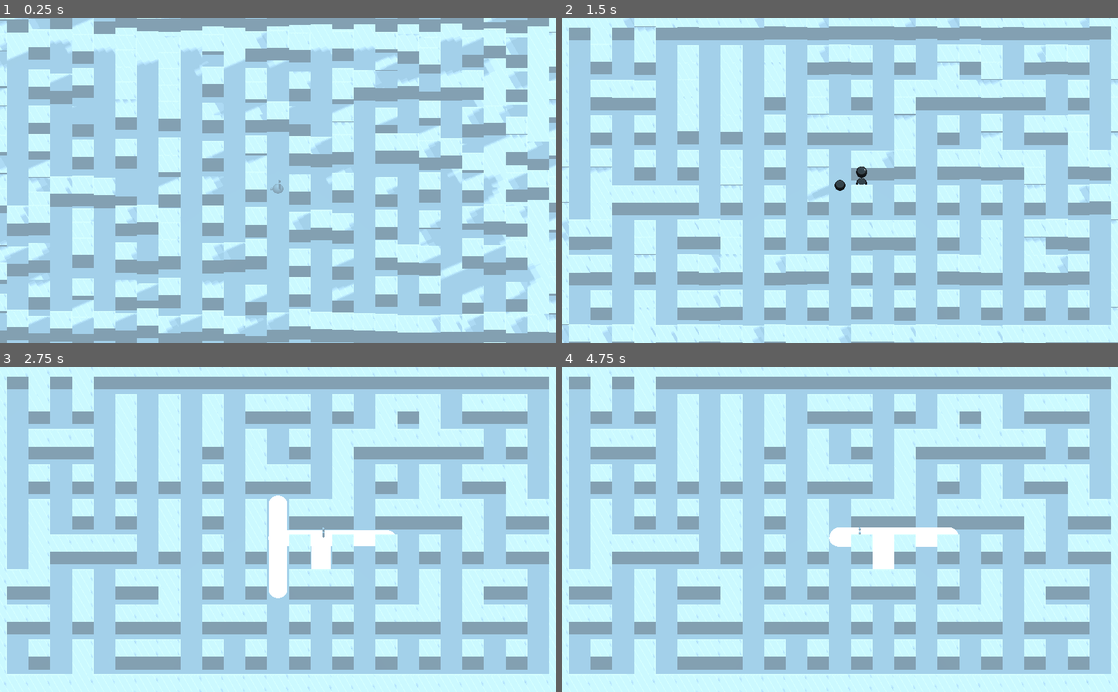
Above: before the commit, frames 1-4 (two rows, left to right).
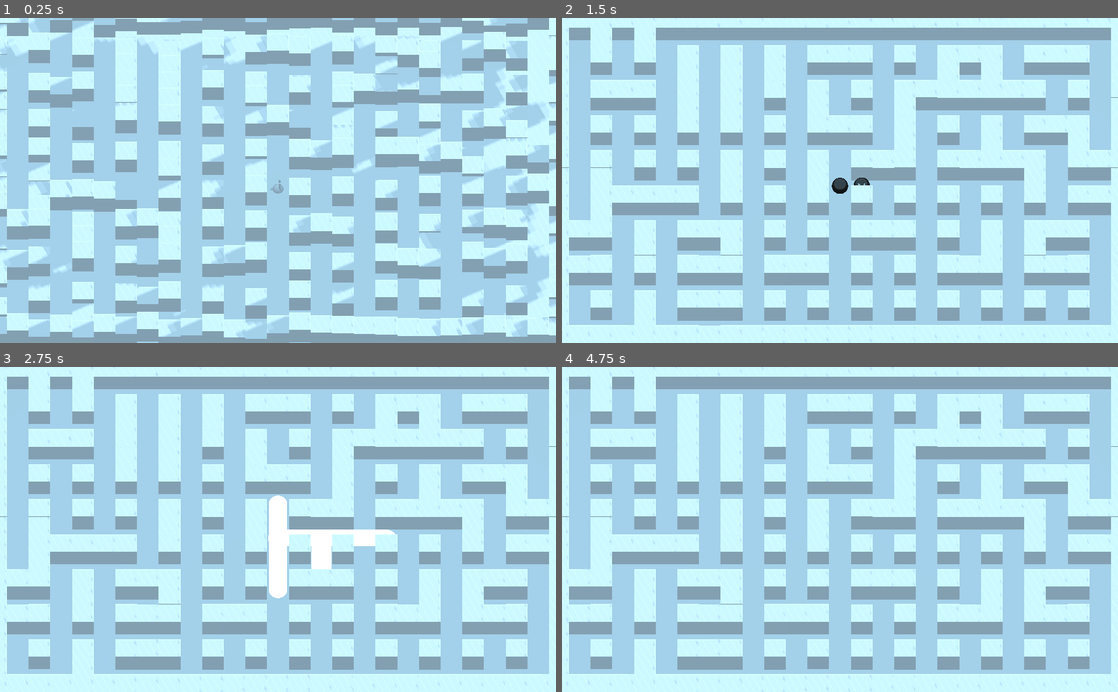
Above: after the commit, the same moments.

Repository: droqen/tojam2024battle
Game: Godot game, scene res://dev/droqen/control_test.tscn
Two runs of this game, one before a commit and one after it. Both use one fixed random seed, a clock stepped at 60 frames per second and the inputs below.
Inputs:
- Up to frame 1 (0.25 s): no input
- Up to frame 2 (1.5 s): tap Enter (ui_accept) at 0.5, 0.6, 0.77, 1.07, 1.35 s; hold Right (ui_right) 0.53-1.28 s; hold Down (ui_down) from 1.28 s (still down)
- Up to frame 3 (2.75 s): tap Enter (ui_accept) at 1.52, 1.82, 2.1 s; release Down (ui_down) at 2.03 s; hold Right (ui_right) from 2.03 s (still down)
- Up to frame 4 (4.75 s): release Right (ui_right) at 2.78 s; hold Up (ui_up) 2.78-3.53 s; tap Enter (ui_accept) at 2.85, 3.02, 3.32, 3.6, 3.77, 4.07, 4.35, 4.52 s; hold Left (ui_left) from 3.53 s (still down)

The runs differ from the first frame. In frame 1, 20% of the frame differs, in the area x 0-100%, y 0-100%; in frame 2, 3.5%; in frame 3, 0.3%; in frame 4, 1.4%.

Commit message:
bombs can kill you now yay

Diff:
--- /dev/null
+++ b/bomberman_project/gameplay/BreakableWallObject.gd
@@ -0,0 +1,6 @@
+extends GridObject
+class_name BreakableWallObject
+
+const IS_EXPLODABLE : bool = true
+func exploded():
+	queue_free()
--- a/bomberman_project/gameplay/GridObject.gd
+++ b/bomberman_project/gameplay/GridObject.gd
@@ -15,7 +15,7 @@
 	yield(parent.get_tree(),"idle_frame")
 	set_cell(cell)
 	parent.add_child(self)
-	owner = parent.owner if parent.owner else self
+	owner = parent.owner
 	return self
 
 func _enter_tree():
@@ -43,7 +43,7 @@
 	velocity.x = lerp(velocity.x, (goalpos-translation).x, 0.15)
 	velocity.z = lerp(velocity.z, (goalpos-translation).z, 0.15)
 	if translation.y > 0:
-		velocity.y -= 0.01
+		velocity.y -= 0.02
 	else:
 		translation.y = 0
 		if velocity.y < -0.02:
--- a/bomberman_project/gameplay/PlayerMover.gd
+++ b/bomberman_project/gameplay/PlayerMover.gd
@@ -1,5 +1,9 @@
 extends GridMover
 class_name PlayerMover
+
+const IS_EXPLODABLE : bool = true
+func exploded():
+	queue_free() # oof, ya dead
 
 func _physics_process(_delta):
 	var dpad = Vector2(
@@ -15,4 +19,8 @@
 const BOMB = preload("res://scene/subsystems/bomb.tscn")
 
 func drop_bomb():
+	for obj in GameGrid.find_objs_at_cell(cell):
+		if obj != self:
+			return false # drop failed
 	var bomb = BOMB.instance().setup(get_parent(), cell)
+	return true # drop succeeded
--- a/bomberman_project/project.godot
+++ b/bomberman_project/project.godot
@@ -9,6 +9,11 @@
 config_version=4
 
 _global_script_classes=[ {
+"base": "GridObject",
+"class": "BreakableWallObject",
+"language": "GDScript",
+"path": "res://gameplay/BreakableWallObject.gd"
+}, {
 "base": "GridObject",
 "class": "GridMover",
 "language": "GDScript",
@@ -30,6 +35,7 @@
 "path": "res://gameplay/WallObject.gd"
 } ]
 _global_script_class_icons={
+"BreakableWallObject": "",
 "GridMover": "",
 "GridObject": "",
 "PlayerMover": "",
--- a/bomberman_project/scene/subsystems/bomb.gd
+++ b/bomberman_project/scene/subsystems/bomb.gd
@@ -1,6 +1,6 @@
 extends GridObject
 
-const IS_BOMB = true
+const IS_EXPLODABLE = true
 
 const EXPLOSION_ROD = preload("res://scene/subsystems/explosion_rod.tscn")
 
@@ -31,13 +31,18 @@
 		for i in range(4):
 			var cell2 : Vector2 = explosion_rays[i][0]
 			var dir : Vector2 = explosion_rays[i][1]
+			var finished : bool = false
 			for _r in range(maxreach):
 				if GameGrid.is_wall(cell2 + dir):
 					break
 				else:
 					cell2 += dir
 					for obj in GameGrid.find_objs_at_cell(cell2):
-						if obj.has_method('exploded'): obj.call('exploded')
+						if obj.has_method('exploded'):
+							obj.call('exploded')
+							finished = true
+				if finished:
+					break
 			explosion_rays[i][0] = cell2
 		EXPLOSION_ROD.instance().setup(get_parent(), explosion_rays[0][0], explosion_rays[1][0])
 		EXPLOSION_ROD.instance().setup(get_parent(), explosion_rays[2][0], explosion_rays[3][0])
--- a/bomberman_project/scene/subsystems/bomb.tscn
+++ b/bomberman_project/scene/subsystems/bomb.tscn
@@ -3,6 +3,8 @@
 [ext_resource path="res://scene/subsystems/bomb.gd" type="Script" id=1]
 
 [sub_resource type="SphereMesh" id=1]
+radius = 1.5
+height = 3.0
 
 [sub_resource type="SpatialMaterial" id=2]
 albedo_color = Color( 0.32549, 0.32549, 0.32549, 1 )
--- a/bomberman_project/scene/subsystems/explosion_rod.gd
+++ b/bomberman_project/scene/subsystems/explosion_rod.gd
@@ -4,18 +4,23 @@
 var life : float = 1.0
 
 func setup(parent, cell1, cell2):
+	yield(parent.get_tree(),"idle_frame")
 	parent.add_child(self)
-	self.owner = parent.owner if parent.owner else self
+	self.owner = parent.owner
 
 	translation = Vector3.ZERO
 	var pos1 : Vector3 = GameGrid.cell_to_pos(cell1)
-	var pos2 : Vector3 = GameGrid.cell_to_pos(cell2)
 	$rod_ball.translation = pos1
-	$rod_ball2.translation = pos2
-#	$rod_core.hide()
-	$rod_core.look_at_from_position(pos1, pos2, Vector3.UP)
-	$rod_core.scale.z = pos1.distance_to(pos2) * 0.5
-	$rod_core.translation = lerp(pos1, pos2, 0.5)
+	if cell1 == cell2:
+		$rod_ball2.hide()
+		$rod_core.hide()
+	else:
+		var pos2 : Vector3 = GameGrid.cell_to_pos(cell2)
+		$rod_ball2.translation = pos2
+	#	$rod_core.hide()
+		$rod_core.look_at_from_position(pos1, pos2, Vector3.UP)
+		$rod_core.scale.z = pos1.distance_to(pos2) * 0.5
+		$rod_core.translation = lerp(pos1, pos2, 0.5)
 	return self
 
 func _physics_process(delta):
